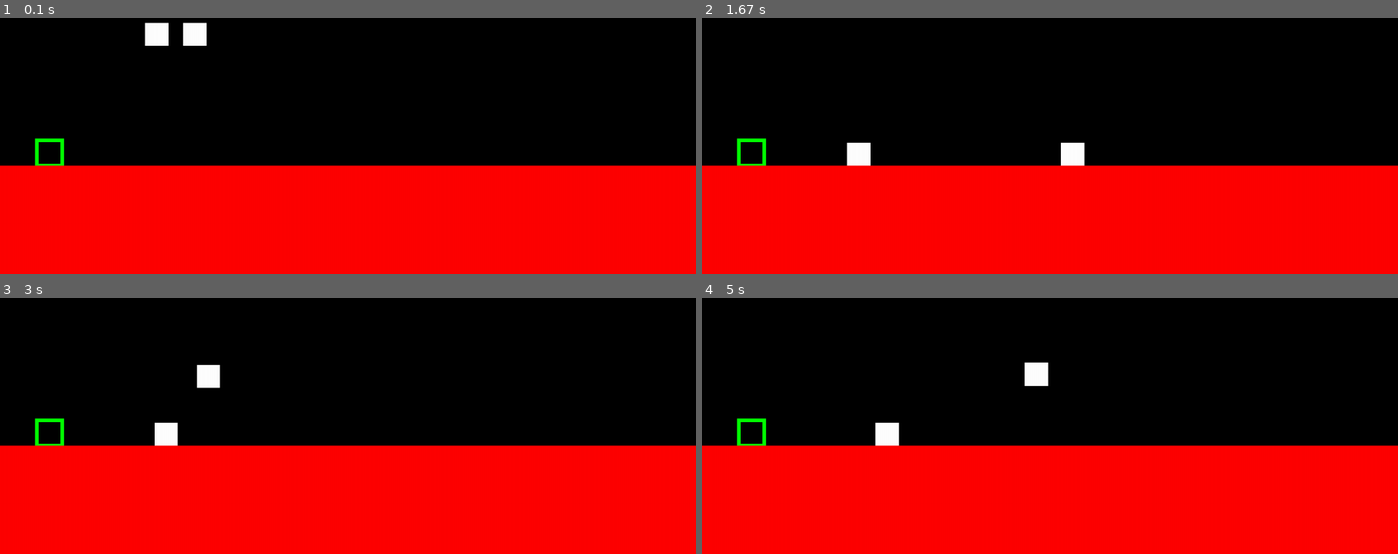
Above: before the commit, frames 1-4 (two rows, left to right).
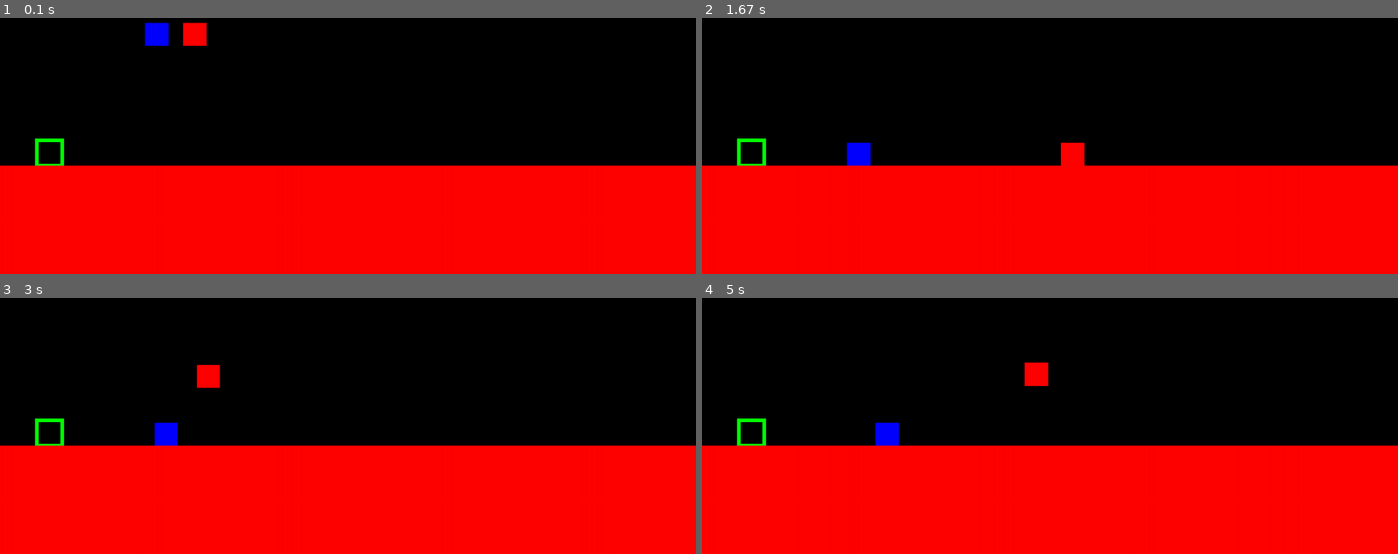
Above: after the commit, the same moments.

Repository: EvannBerthou/PygamePlatformer
Game: pygame game, started from main.py
Two runs of this game, one before a commit and one after it. Both use one fixed random seed, a clock stepped at 60 frames per second and the inputs below.
Inputs:
- Up to frame 1 (0.1 s): no input
- Up to frame 2 (1.67 s): hold Right 0.33-0.8 s; hold Up 0.83-1.13 s; hold Right 1.17-1.63 s
- Up to frame 3 (3 s): hold Left 1.67-2.2 s; tap D at 1.82 s; hold Left 2.23-2.63 s; hold Up from 2.67 s (still down)
- Up to frame 4 (5 s): release Up at 3.03 s; hold Right 3.07-3.7 s; tap D at 3.22, 4.88 s; hold Left 3.73-4.2 s; hold Right 4.23-4.7 s; hold Up from 4.73 s (still down)

The runs differ from the first frame. In frame 1, 0.6% of the frame differs, in the area x 20-30%, y 1-11%; in frame 2, 0.6%; in frame 3, 0.6%; in frame 4, 0.7%, in the area x 24-50%, y 25-58%.

Commit message:
(#88) Player 0 is blue and Player 1 is red

Diff:
--- a/player.py
+++ b/player.py
@@ -17,9 +17,10 @@
         self.jump_key  = jump_key
 
         self.player_id = player_id
+        self.color = (255,0,0) if self.player_id == 1 else (0,0,255)
 
     def draw(self, game):
-        pygame.draw.rect(game.blitting_surface, (255,255,255), self.rect)
+        pygame.draw.rect(game.blitting_surface, self.color, self.rect)
 
     def move(self):
         self.rect.x += self.mvt[0]
